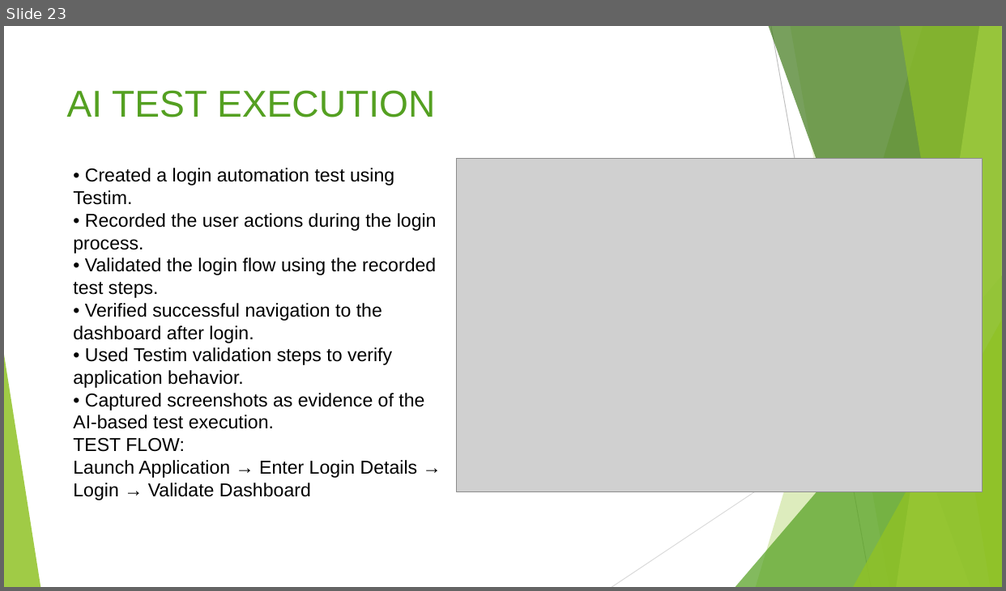
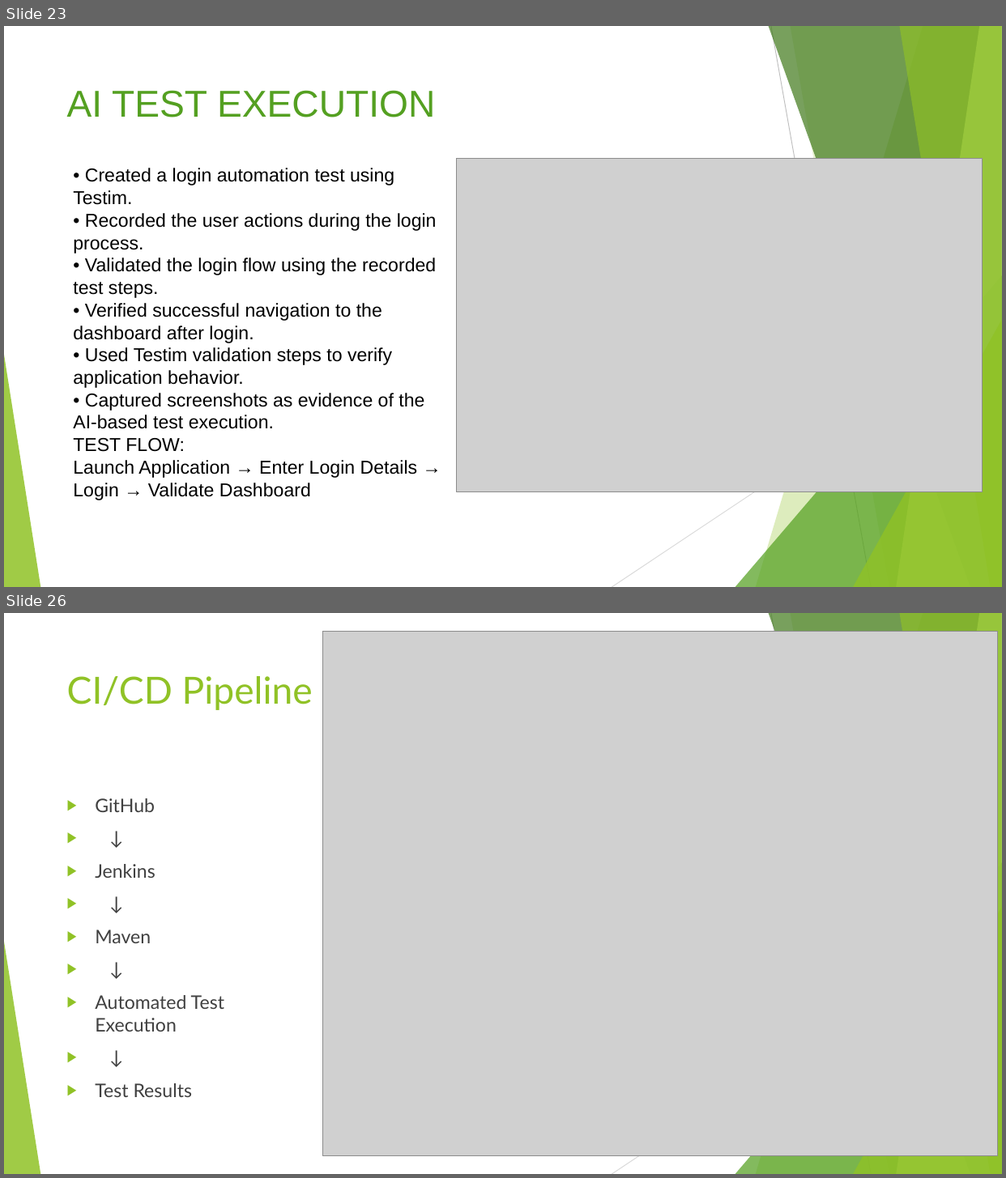
Before and after one commit to Dipali-dp/EcommerceTestingProject, a slide deck: Project_Presentation.pptx. Shown one above the other, each under a label of ours: slide 23 before the commit, slides 23 and 26 after it; the slides between them are not shown. The pictures are 1006x591 and 1006x1178 pixels, drawn with LibreOffice and Linux fonts; fonts in the diff are those of the drawing; grey boxes stand for pictures. Boxes give left, top, right and bottom in pixels: in the first picture for what was removed or moved away, otherwise in the second. Text is boxed around its words. In the diff, an @@ line names an element or a change of style, - is before the commit and + after.

```diff
--- a/Project_Presentation.pptx
+++ b/Project_Presentation.pptx
@@ slide 26 added at box(4, 613, 1002, 1174), background #FFFFFF; not listed: 10 template elements that a slide beside it also shows @@
@@ picture added at box(323, 632, 997, 1157) @@
@@ title added at box(67, 676, 313, 710), 36 pt, text #90C226 @@
+CI/CD Pipeline
@@ text added at box(95, 798, 224, 1097), 18 pt, text #404040 @@
+▶ GitHub
+▶ ↓
+▶ Jenkins
+▶ ↓
+▶ Maven
+▶ ↓
+▶ Automated Test Execution
+▶ ↓
+▶ Test Results
```
Also in this commit, not shown: 3 slides changed, 5 other slides added.
